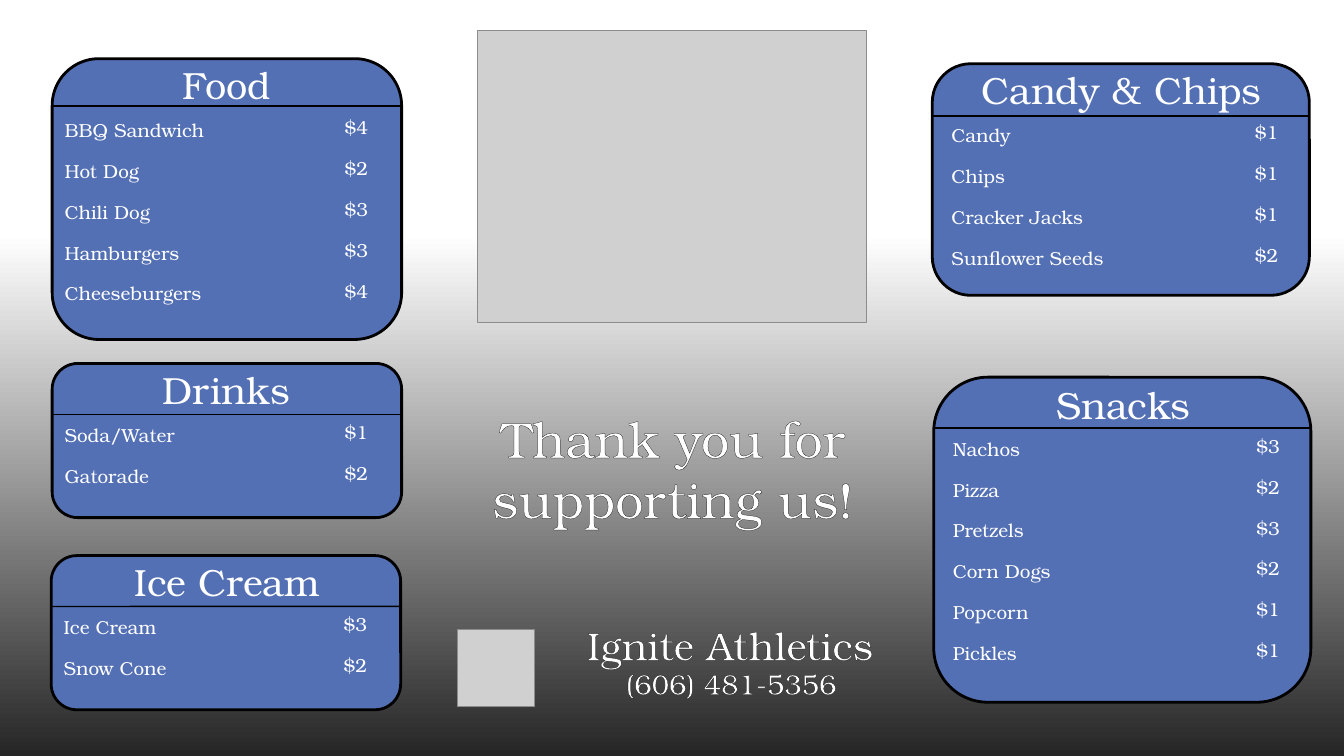
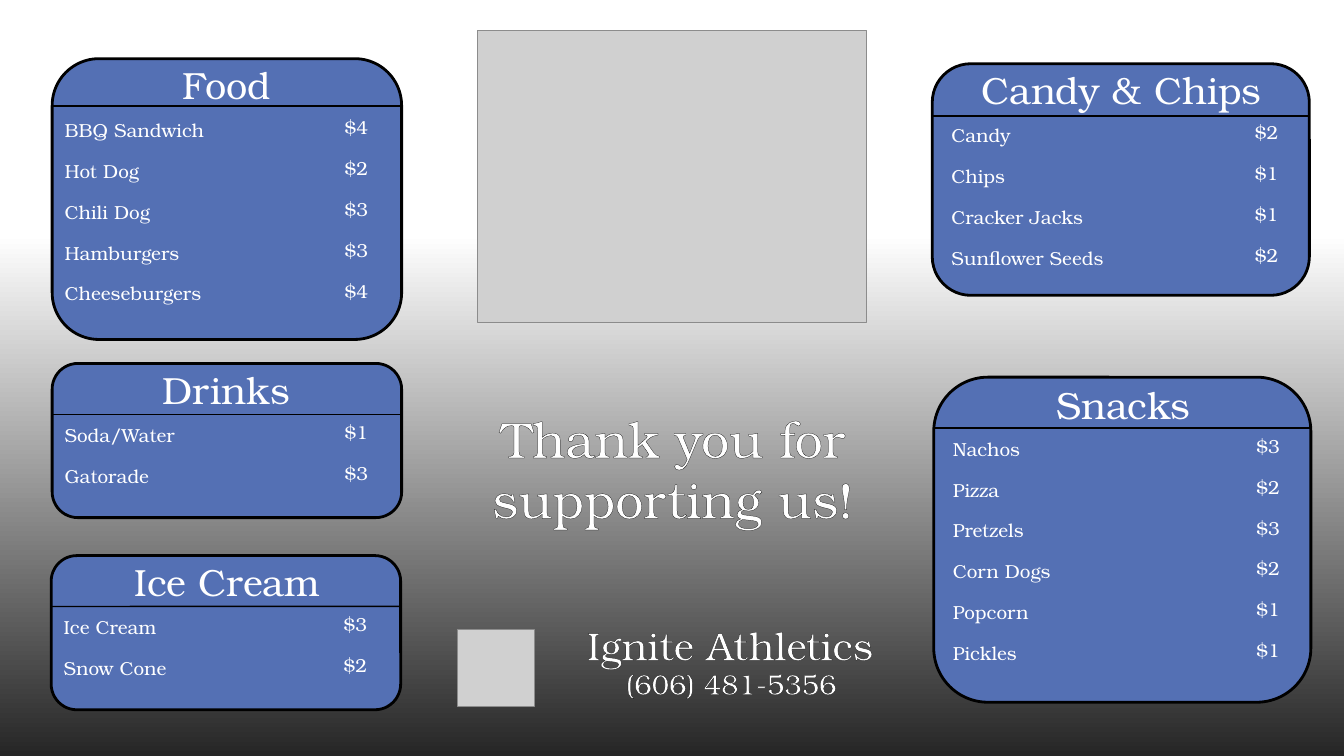
Before and after one commit to CityOfStanton/Kiosk-Client-Content, a slide deck: slide 1 of Assets/External/IgniteAthletics/IgniteAthleticsMenu.pptx. Drawn at 1344x756 pixels with LibreOffice and Linux fonts; fonts in the diff are those of the drawing; grey boxes stand for pictures. Boxes give left, top, right and bottom in pixels: in the first picture for what was removed or moved away, otherwise in the second. Text is boxed around its words. In the diff, an @@ line names an element or a change of style, - is before the commit and + after.

```diff
--- a/Assets/External/IgniteAthletics/IgniteAthleticsMenu.pptx
+++ b/Assets/External/IgniteAthletics/IgniteAthleticsMenu.pptx
@@ text at (x1=1255, y1=124, x2=1278, y2=141): text changed @@
-$1
+$2
@@ text at (x1=345, y1=465, x2=368, y2=482): text changed @@
-$2
+$3
```
Also in this commit, not shown: 1 other file.
